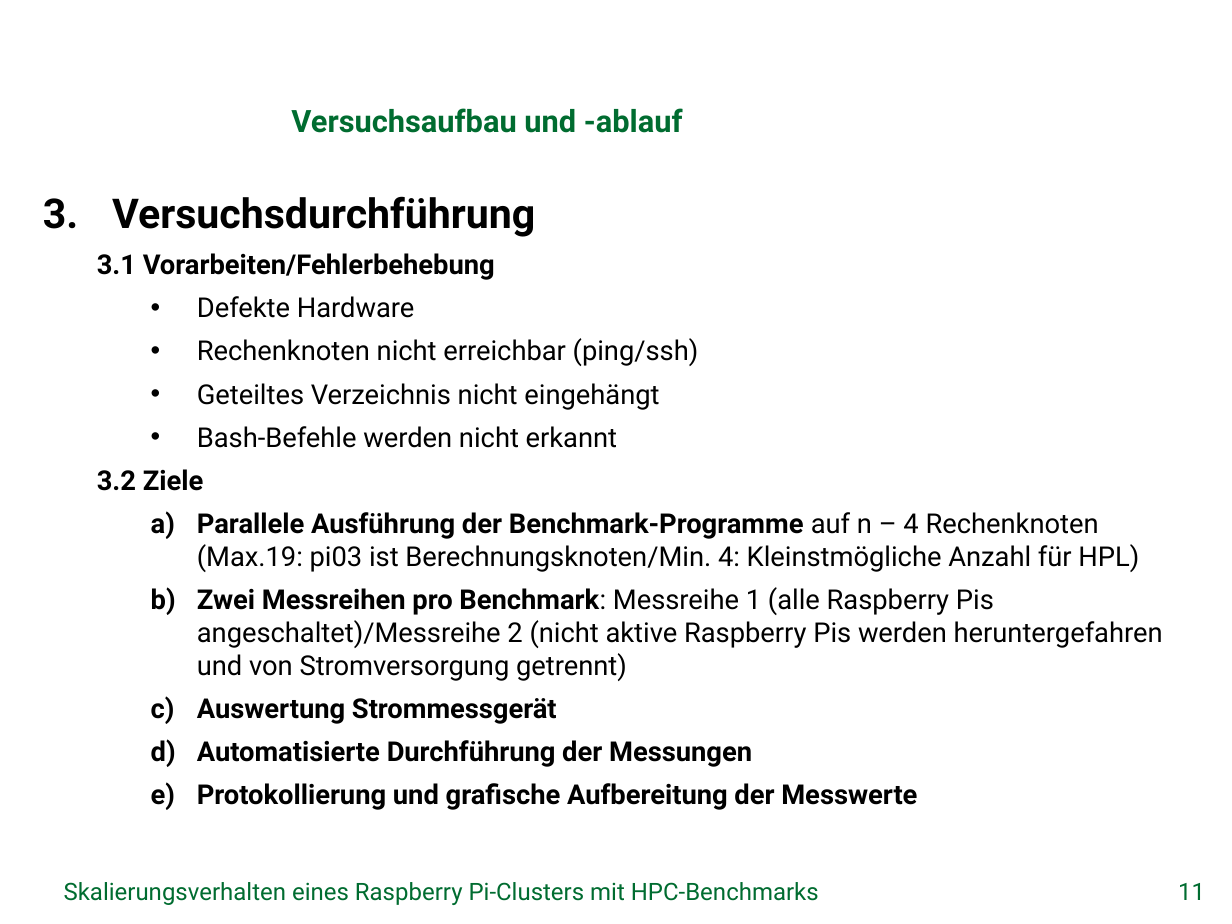
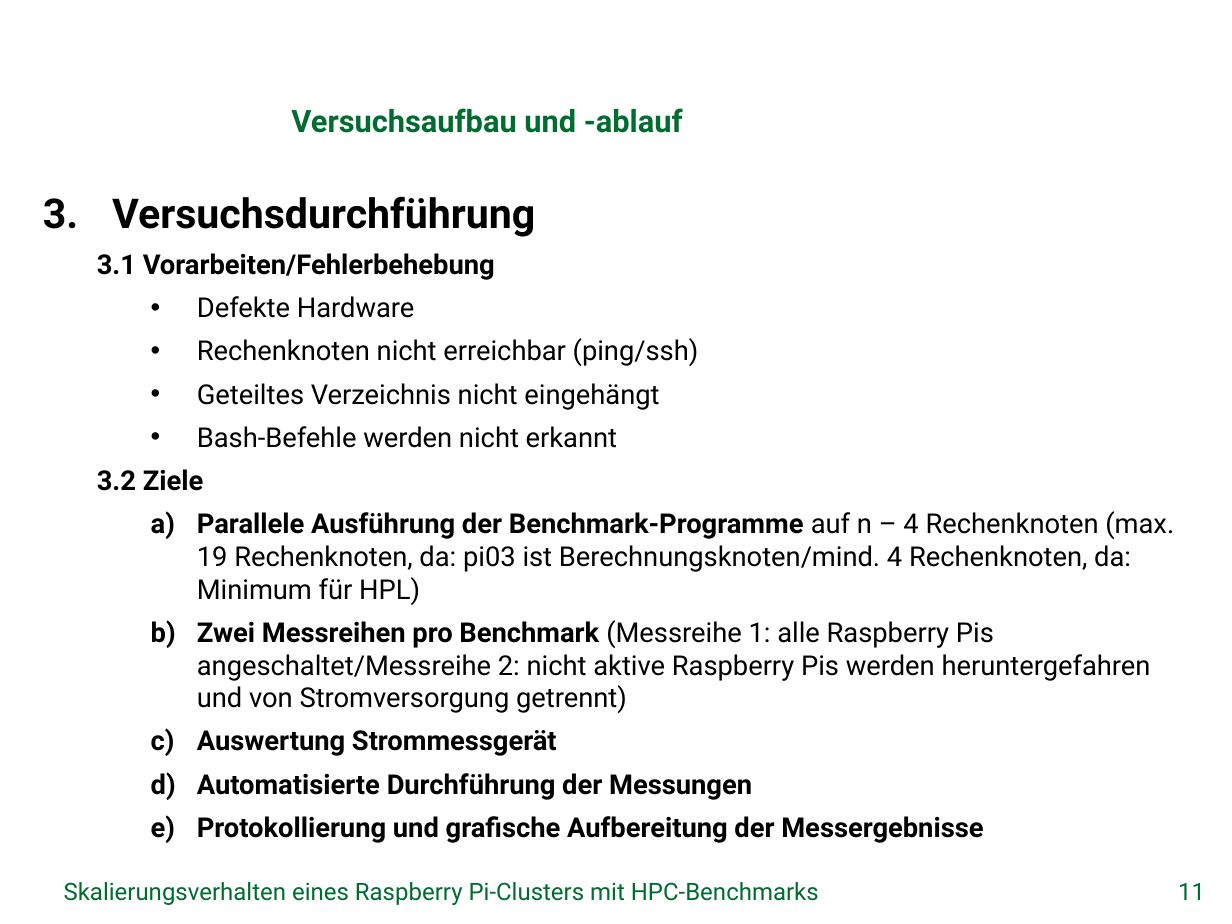
Before and after one commit to missgreenwood/bachelor-arbeit, a slide deck: slide 11 of Disputation/grei14.pptx. Drawn at 1232x924 pixels with LibreOffice and Linux fonts; fonts in the diff are those of the drawing; background and template pictures are left out. Boxes give left, top, right and bottom in pixels: in the first picture for what was removed or moved away, otherwise in the second. Text is boxed around its words. In the diff, an @@ line names an element or a change of style, - is before the commit and + after.

```diff
--- a/Disputation/grei14.pptx
+++ b/Disputation/grei14.pptx
@@ text at [197,511,1174,713]: text changed @@
-    a) Parallele Ausführung der Benchmark-Programme auf n – 4 Rechenknoten (Max.19: pi03 ist Berechnungsknoten/Min. 4: Kleinstmögliche Anzahl für HPL)
-    b) Zwei Messreihen pro Benchmark: Messreihe 1 (alle Raspberry Pis angeschaltet)/Messreihe 2 (nicht aktive Raspberry Pis werden heruntergefahren und von Stromversorgung getrennt)
+    a) Parallele Ausführung der Benchmark-Programme auf n – 4 Rechenknoten (max. 19 Rechenknoten, da: pi03 ist Berechnungsknoten/mind. 4 Rechenknoten, da: Minimum für HPL)
+    b) Zwei Messreihen pro Benchmark (Messreihe 1: alle Raspberry Pis angeschaltet/Messreihe 2: nicht aktive Raspberry Pis werden heruntergefahren und von Stromversorgung getrennt)
@@ text at [197,816,983,843]: text changed @@
-    e) Protokollierung und grafische Aufbereitung der Messwerte
+    e) Protokollierung und grafische Aufbereitung der Messergebnisse
```
Also in this commit, not shown: 8 other slides changed, 1 other file.
